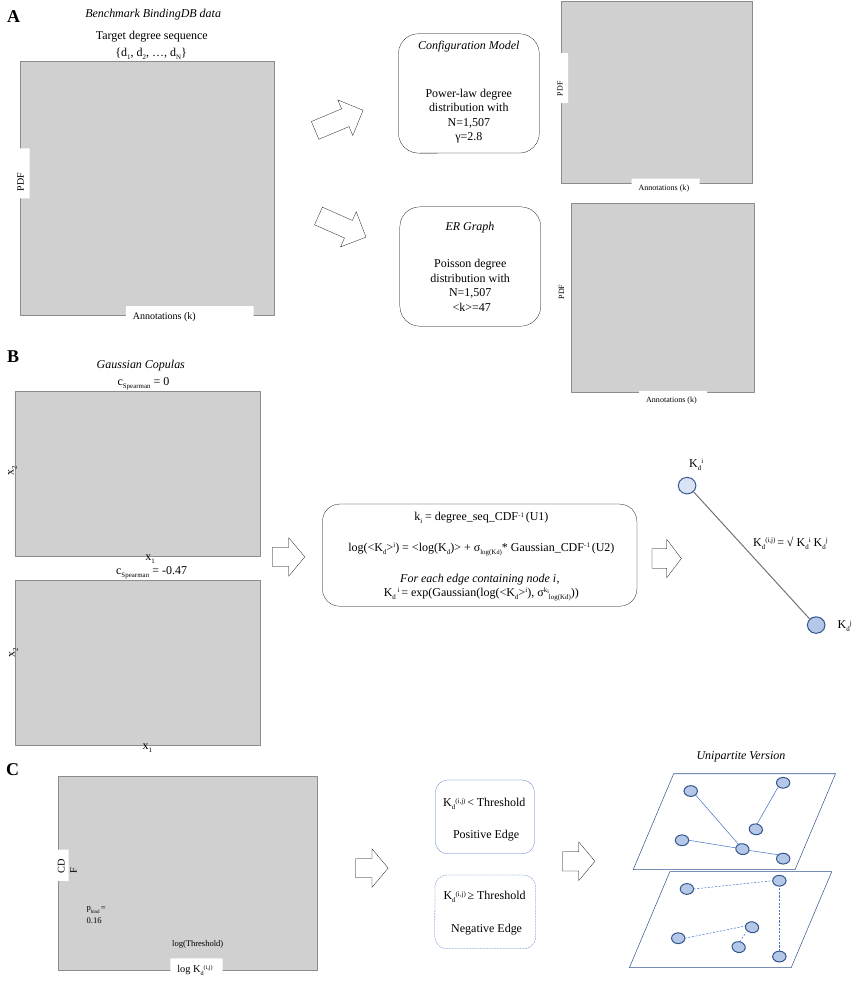
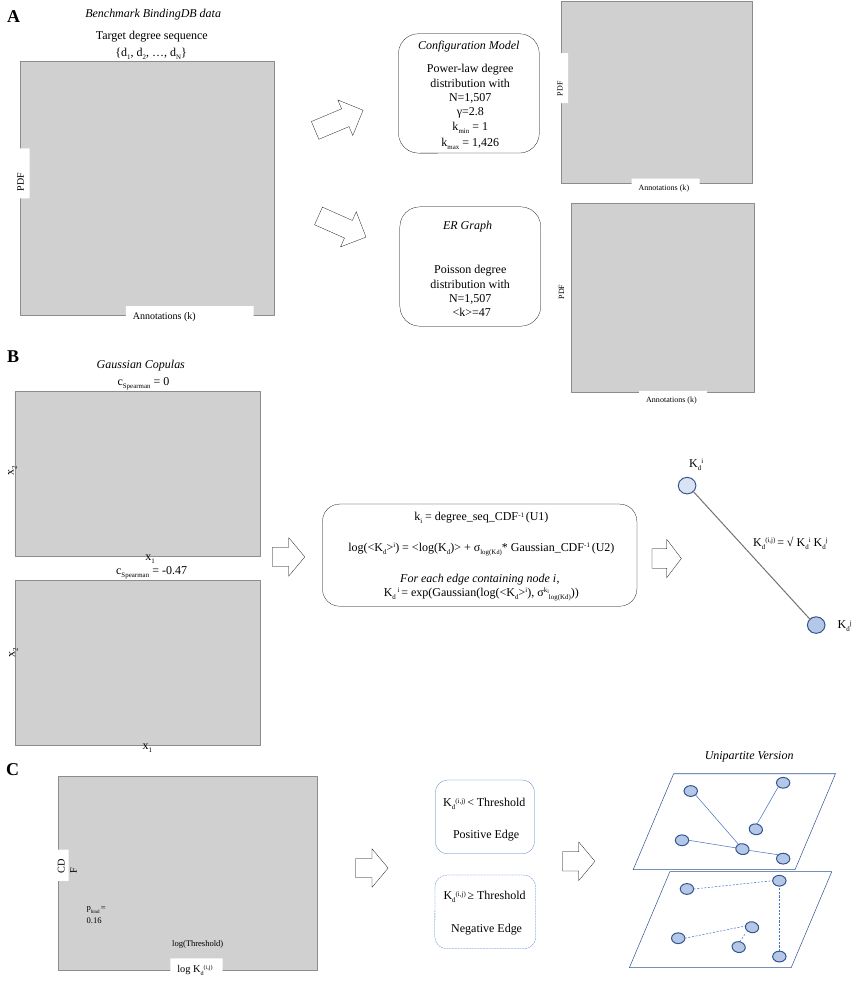
Before and after one commit to Barabasi-Lab/AI-Bind, a slide deck: slide 1 of Images/SI11.pptx. Drawn at 864x1008 pixels with LibreOffice and Linux fonts; fonts in the diff are those of the drawing; grey boxes stand for pictures. Boxes give left, top, right and bottom in pixels: in the first picture for what was removed or moved away, otherwise in the second. Text is boxed around its words. In the diff, an @@ line names an element or a change of style, - is before the commit and + after.

```diff
--- a/Images/SI11.pptx
+++ b/Images/SI11.pptx
@@ text "Power-law degree distribution with N=1,507": place and size @@
-text "Power-law degree distribution with N=1,507" at [426, 88, 512, 143]
+text "Power-law degree distribution with N=1,507" at [427, 63, 514, 148]
@@ text at [472, 122, 499, 148]: paragraphs added @@
+kmin = 1
+kmax = 1,426
@@ text "Poisson degree distribution with": place and size @@
-text "Poisson degree distribution with" at [430, 258, 510, 311]
+text "Poisson degree distribution with" at [430, 264, 510, 316]
@@ text "Unipartite Version": place and size @@
-text "Unipartite Version" at [697, 751, 785, 761]
+text "Unipartite Version" at [705, 751, 794, 761]
```
Also in this commit, not shown: 1 other file.
